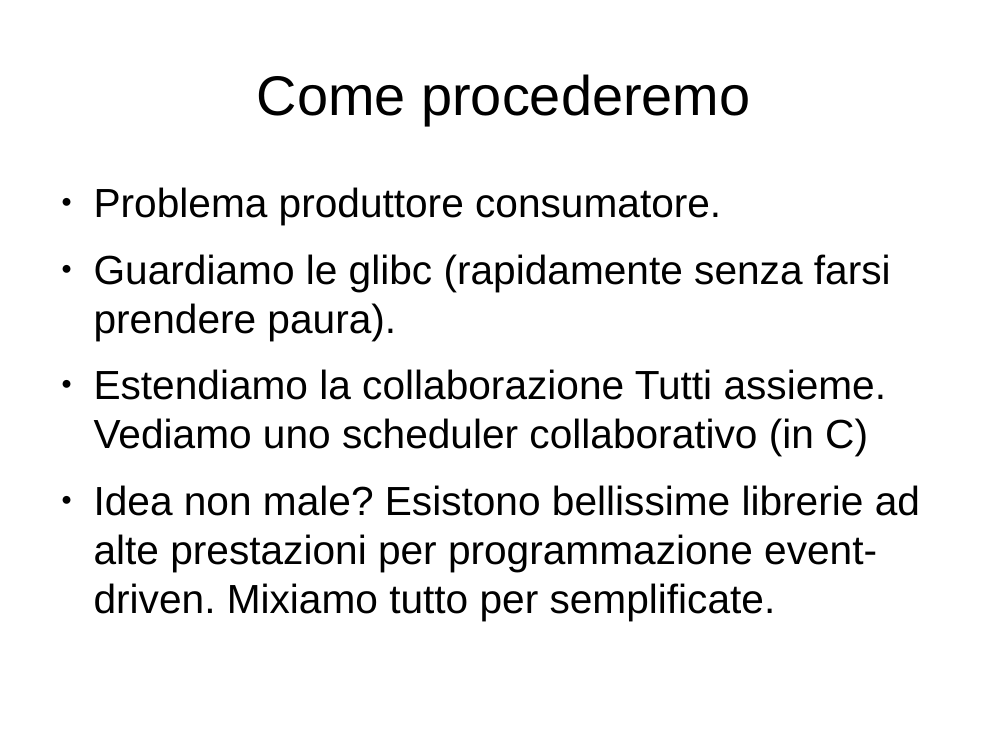
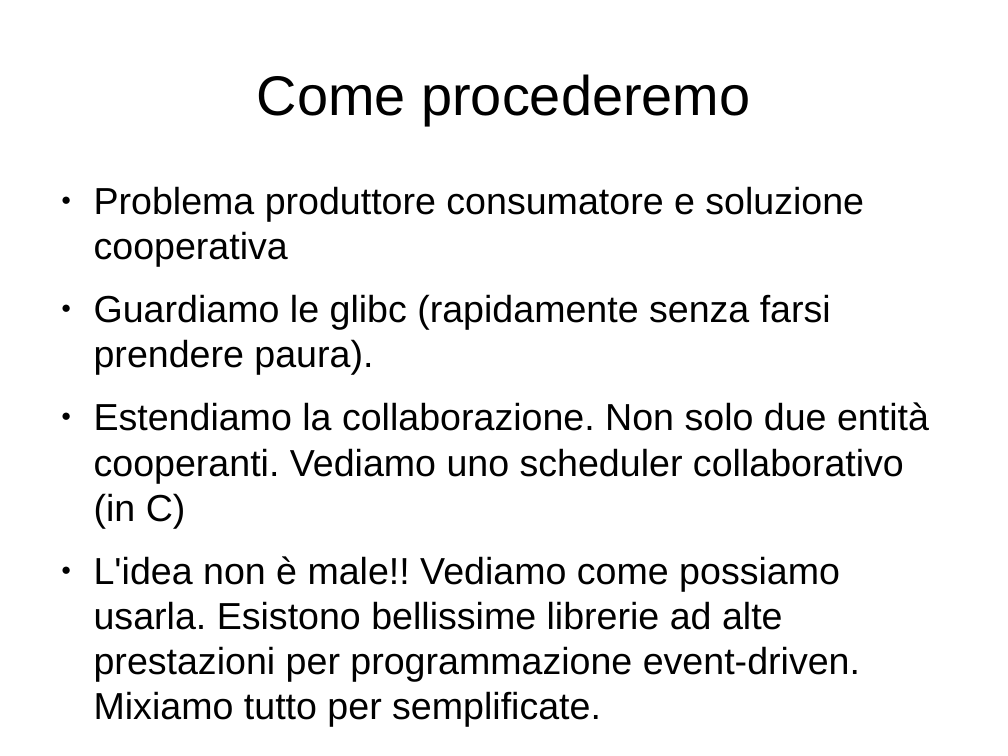
Before and after one commit to mdionisio/workshop_coroutine, a slide deck: slide 4 of presentazione.odp. Drawn at 1008x756 pixels with LibreOffice and Linux fonts; fonts in the diff are those of the drawing. Boxes give left, top, right and bottom in pixels: in the first picture for what was removed or moved away, otherwise in the second. Text is boxed around its words. In the diff, an @@ line names an element or a change of style, - is before the commit and + after.

Commit message:
[UPG]

```diff
--- a/presentazione.odp
+++ b/presentazione.odp
@@ text at box(94, 186, 864, 267): text changed; size 32 to 29.6 pt @@
-● Problema produttore consumatore.
+● Problema produttore consumatore e soluzione cooperativa
@@ text at box(94, 294, 831, 375): size 32 to 29.6 pt in "Guardiamo le glibc (rapidamente senza farsi prendere ..." @@
@@ text at box(94, 402, 929, 727): text changed; size 32 to 29.6 pt @@
-● Estendiamo la collaborazione Tutti assieme. Vediamo uno scheduler collaborativo (in C)
-● Idea non male? Esistono bellissime librerie ad alte prestazioni per programmazione event-driven. Mixiamo tutto per semplificate.
+● Estendiamo la collaborazione. Non solo due entità cooperanti. Vediamo uno scheduler collaborativo (in C)
+● L'idea non è male!! Vediamo come possiamo usarla. Esistono bellissime librerie ad alte prestazioni per programmazione event-driven. Mixiamo tutto per semplificate.
```
Also in this commit, not shown: 7 other slides changed.
